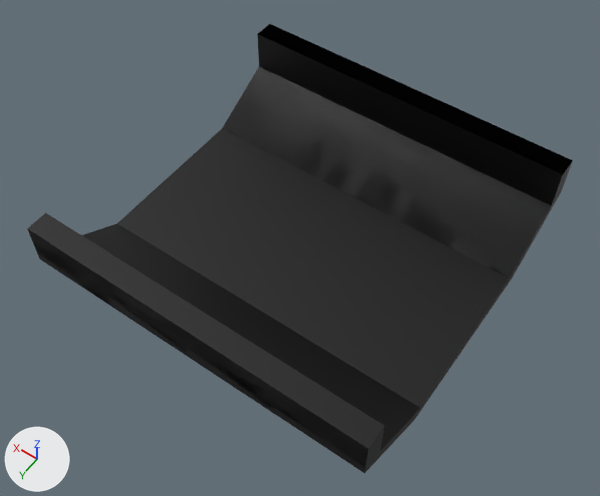
Renders of the glTF model assets/mace_elements/inherited_elements/trail/trail.glb from each side of a commit.
Both versions are drawn from a 50 mm lens placed at (-6.46, 9.37, 14.84), pointed at (-0.06, 0.4, 0.74). The lights are fixed; the arrows at lower left show +X, +Y and +Z. Where no turn or scale is listed for an object, it has been applied to the vertices. Vertices at the same position are counted once.

Objects in the first picture: 'Fork'.
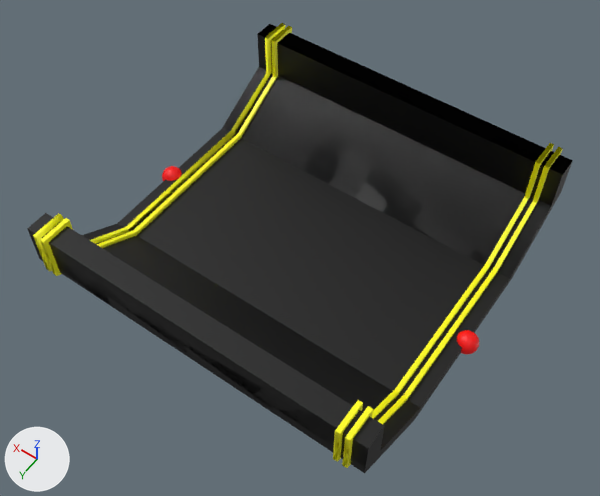
The newer file is also turned or shifted as a whole; pictures and numbers use the older file's frame.

Changed parts and their boxes [x1, y1, x2, y2] in the pictures (600 x 496 px; the box of a moved part takes in the faces that stretch with it):
'Delimiter3', added (yellow)
    after: [342, 147, 563, 468]
'Delimiter4', added (yellow)
    after: [333, 143, 554, 462]
'Delimiter1', added (yellow)
    after: [40, 26, 292, 276]
'Delimiter2', added (yellow)
    after: [33, 23, 285, 271]
'StartMarker', added (red)
    after: [457, 330, 479, 354]
'EndMarker', added
    after: [162, 166, 182, 181]
part 1 of me_plane_024, moved or reshaped
    before: [28, 68, 509, 473]
    after: [28, 129, 509, 473]

The change, as a diff of the scene's bpy script:
```diff
--- a/assets/mace_elements/inherited_elements/trail/trail.glb.py
+++ b/assets/mace_elements/inherited_elements/trail/trail.glb.py
@@ mat_yellow @@
+mat_yellow = principled_material('Yellow')
+mat_yellow.base_color = (1.0, 1.0, 0.0)  # yellow #ffff00
@@ mat_red @@
+mat_red = principled_material('Red')
+mat_red.base_color = (1.0, 0.0, 0.0)  # red #ff0000
@@ me_plane_024 @@
 # used by ob_fork; location = (9.0, -3.0, 1.0)
-me_plane_024.from_pydata(...)  # 42 vertices, 56 faces; spans x -13.0..-5.0, y -1.0..7.0, z -1.0..1.1
+me_plane_024.from_pydata(...)  # 39 vertices, 56 faces; spans x -13.0..-5.0, y -1.0..7.0, z -1.0..1.1
+# me_plane_024 part 1
+# 3 vertices are removed from x -5.0, y 1.1..7.0, z -1.0..0.1
+# 16 faces are deleted
+# 16 new faces join them
 me_plane_024.materials.append(mat_black)
@@ me_plane_005 @@
+me_plane_005.from_pydata(...)  # 38 vertices, 54 faces; spans x -0.05..0.05, y -4.1..4.1, z -1.2..1.1
+me_plane_005.materials.append(mat_yellow)  # yellow #ffff00
@@ me_plane_003 @@
+me_plane_003.from_pydata(...)  # 38 vertices, 54 faces; spans x -0.05..0.05, y -4.1..4.1, z -1.2..1.1
+me_plane_003.materials.append(mat_yellow)  # yellow #ffff00
@@ me_sphere @@
+me_sphere.from_pydata(...)  # a UV sphere (32 segments, 16 rings, poles along z) spanning x -0.25..0.25, y -0.25..0.25, z -0.25..0.25
+me_sphere.materials.append(mat_red)  # red #ff0000
@@ ob_delimiter4 @@
+ob_delimiter4 = bpy.data.objects.new('Delimiter4', me_plane_005)
+ob_delimiter4.location = (-3.45, 0.0, 1.1)
@@ ob_delimiter3 @@
+ob_delimiter3 = bpy.data.objects.new('Delimiter3', me_plane_005.copy())
+ob_delimiter3.location = (-3.65, 0.0, 1.1)
@@ ob_delimiter2 @@
+ob_delimiter2 = bpy.data.objects.new('Delimiter2', me_plane_003)
+ob_delimiter2.location = (3.65, 0.0, 1.1)
@@ ob_delimiter1 @@
+ob_delimiter1 = bpy.data.objects.new('Delimiter1', me_plane_005.copy())
+ob_delimiter1.location = (3.45, 0.0, 1.1)
@@ ob_startmarker @@
+ob_startmarker = bpy.data.objects.new('StartMarker', me_sphere)
+ob_startmarker.location = (-4.0, 0.0, 0.1)
@@ ob_endmarker @@
+ob_endmarker = bpy.data.objects.new('EndMarker', me_sphere.copy())
+ob_endmarker.location = (4.0, 0.0, 0.1)
```
